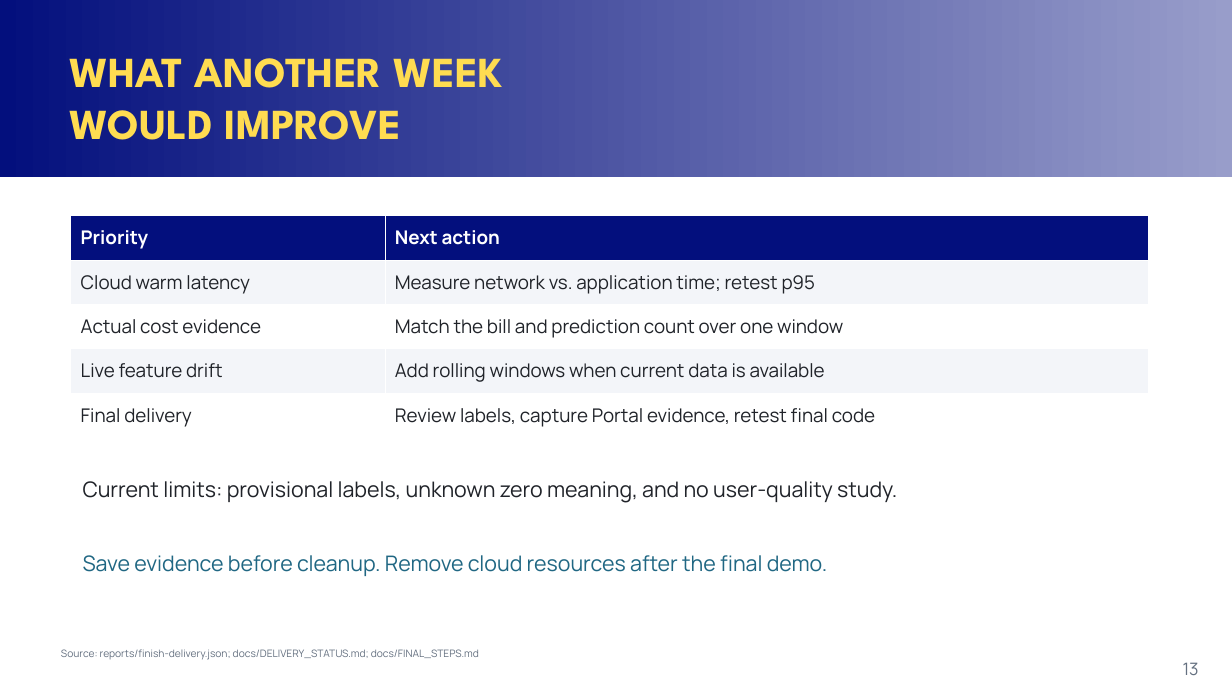
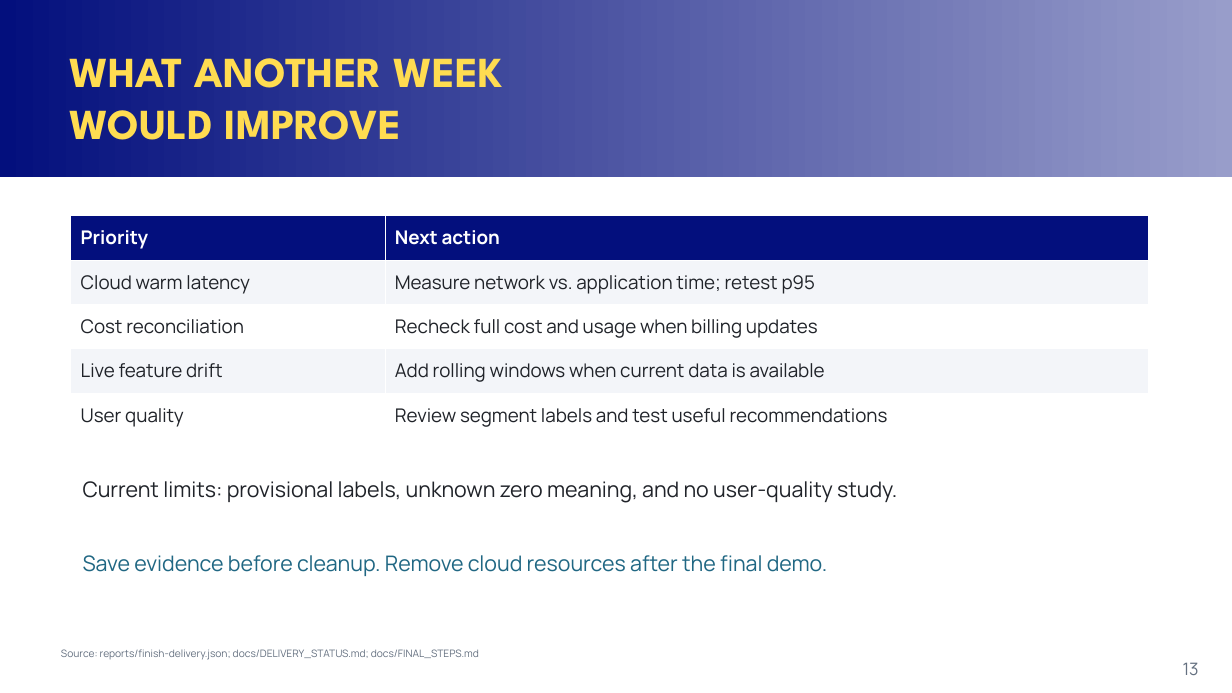
Before and after one commit to DewPerawis/ITCS355-Final-PJ-6688012-6688121-6688193, a slide deck: slide 13 of output/presentation/MLOP-PJ_Presentation.pptx. Drawn at 1232x693 pixels with LibreOffice and Linux fonts; fonts in the diff are those of the drawing. Boxes give left, top, right and bottom in pixels: in the first picture for what was removed or moved away, otherwise in the second. Text is boxed around its words. In the diff, an @@ line names an element or a change of style, - is before the commit and + after.

Commit message:
Save final CI evidence and presentation [skip ci]

```diff
--- a/output/presentation/MLOP-PJ_Presentation.pptx
+++ b/output/presentation/MLOP-PJ_Presentation.pptx
@@ table at box(71, 216, 1149, 437) @@
-row 3, column 1: Actual cost evidence
+row 3, column 1: Cost reconciliation
-row 3, column 2: Match the bill and prediction count over one window
+row 3, column 2: Recheck full cost and usage when billing updates
-row 5, column 1: Final delivery
+row 5, column 1: User quality
-row 5, column 2: Review labels, capture Portal evidence, retest final code
+row 5, column 2: Review segment labels and test useful recommendations
```
Also in this commit, not shown: 4 other slides changed, 20 other files.
